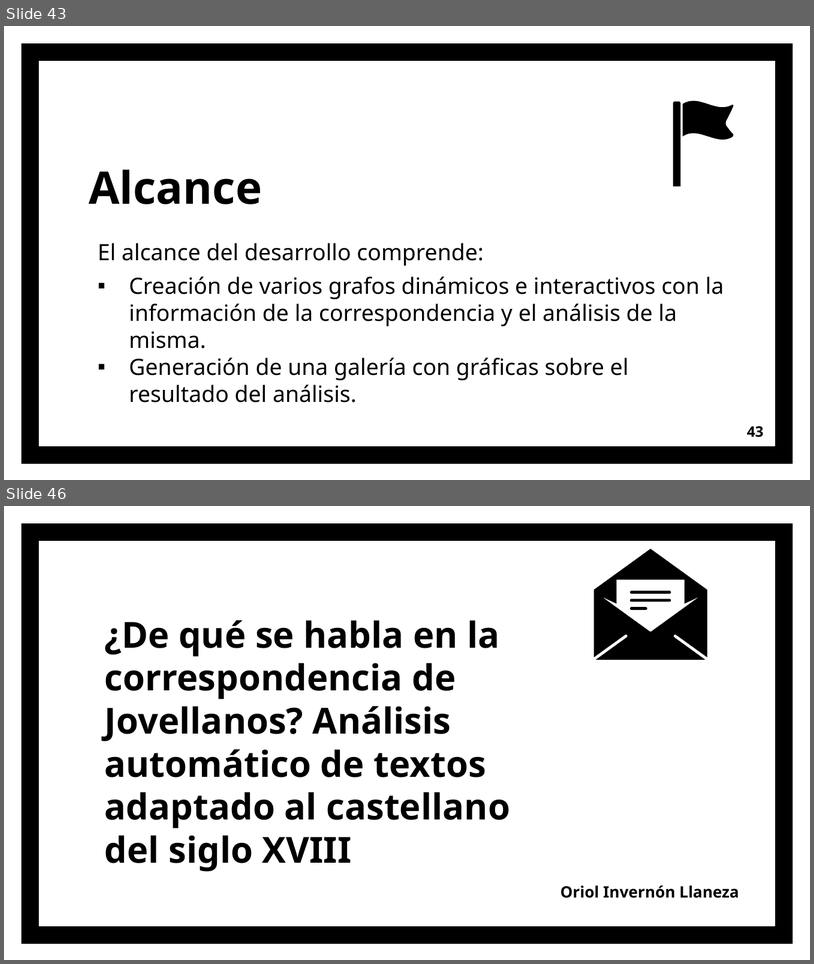
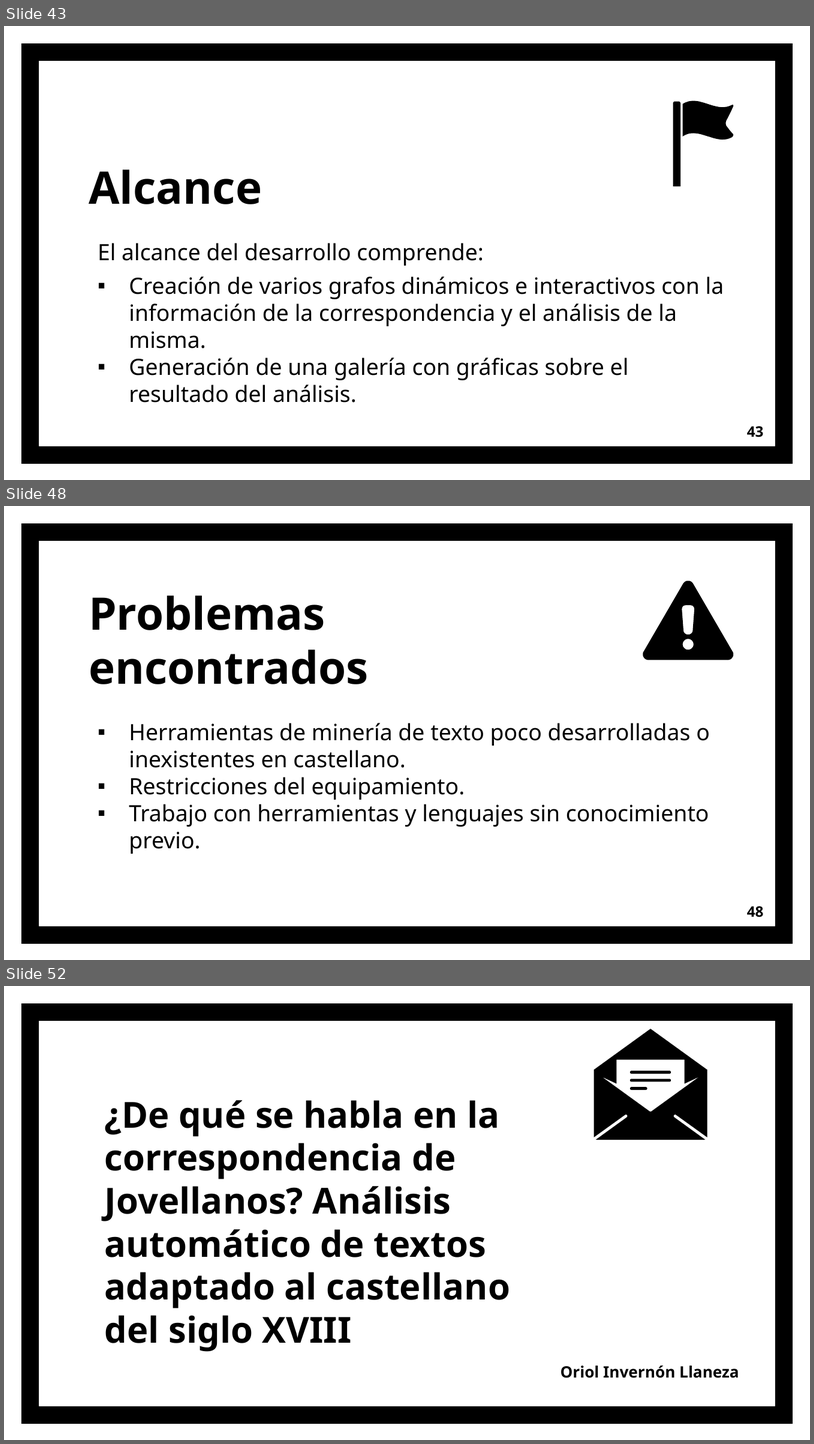
Before and after one commit to OriolInvernonLlaneza/Practicas-TFG, a slide deck: ppt/Jovellanos.pptx. Shown one above the other, each under a label of ours: slides 43 and 46 before the commit, slides 43, 48 and 52 after it; the slides between them are not shown. The pictures are 814x964 and 814x1444 pixels, drawn with LibreOffice and Linux fonts; fonts in the diff are those of the drawing. Boxes give left, top, right and bottom in pixels: in the first picture for what was removed or moved away, otherwise in the second. Text is boxed around its words. In the diff, an @@ line names an element or a change of style, - is before the commit and + after.

```diff
--- a/ppt/Jovellanos.pptx
+++ b/ppt/Jovellanos.pptx
@@ slide 48 added at [4, 506, 810, 960], background #FFFFFF; not listed: 1 template element that a slide beside it also shows @@
@@ title added at [89, 595, 369, 684], 40 pt, text #000000, bold @@
+Problemas encontrados
@@ freeform shape added at [644, 581, 734, 660], fill #000000 @@
@@ text added at [129, 723, 710, 853], 20 pt, text #000000 @@
+▪ Herramientas de minería de texto poco desarrolladas o inexistentes en castellano.
+▪ Restricciones del equipamiento.
+▪ Trabajo con herramientas y lenguajes sin conocimiento previo.
@@ page number added at [747, 906, 764, 917], 13 pt, text #000000, bold @@
+48
@@ what was slide 46 is now slide 52 @@
```
Also in this commit, not shown: 6 slides changed, 5 other slides added, 8 other files.
